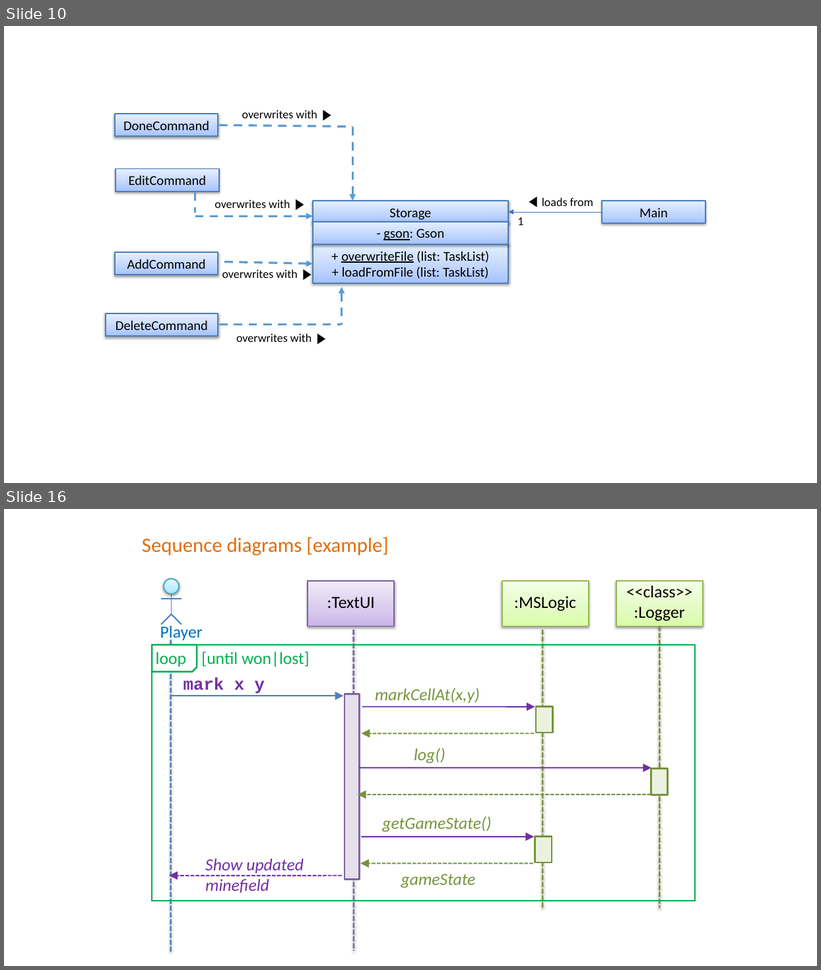
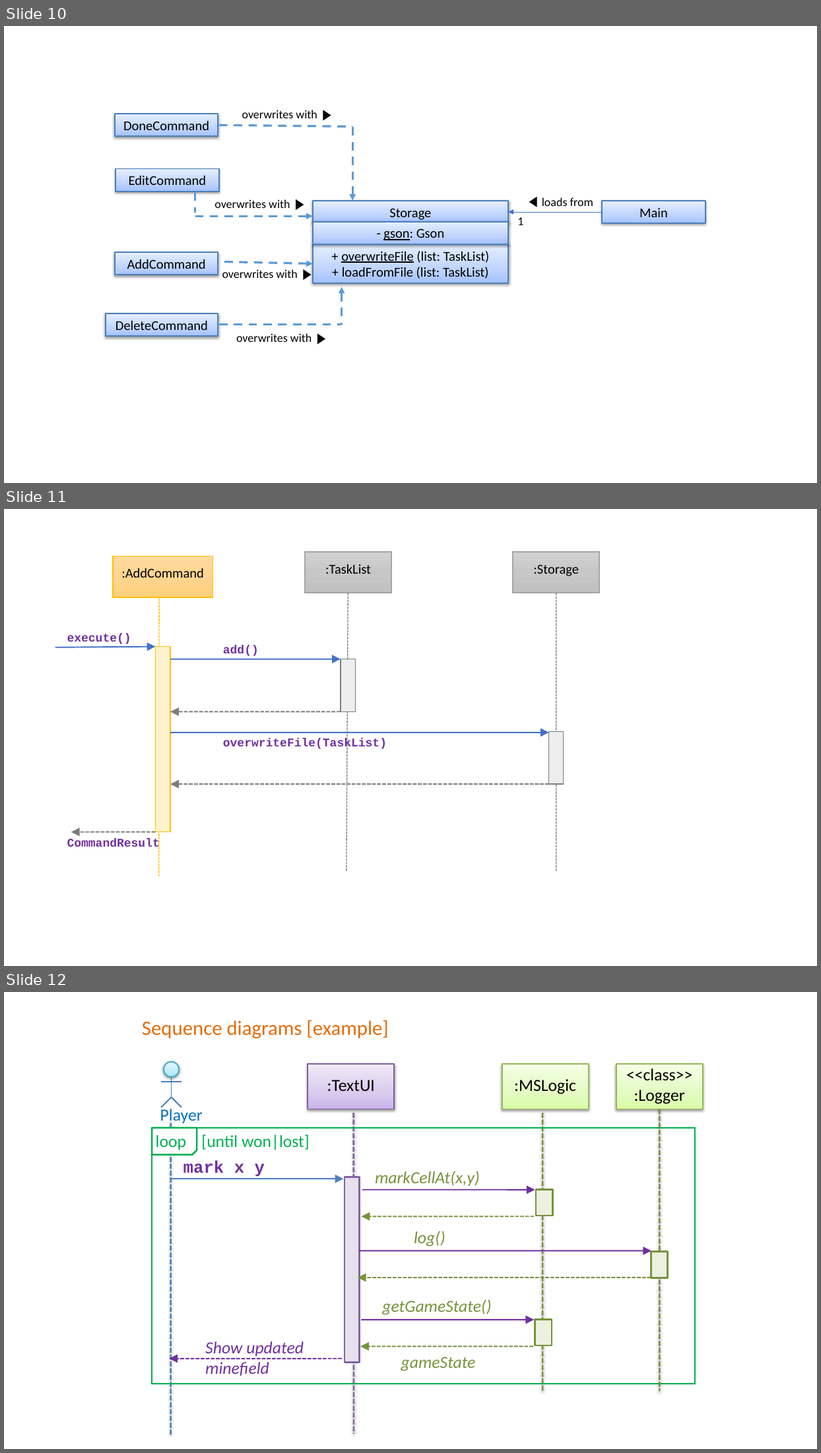
Before and after one commit to yuchenlichuck/tp, a slide deck: docs/UML Diagrams.pptx. Shown one above the other, each under a label of ours: slides 10 and 16 before the commit, slides 10, 11 and 12 after it; the slides between them are not shown. The pictures are 821x970 and 821x1453 pixels, drawn with LibreOffice and Linux fonts; fonts in the diff are those of the drawing. Boxes give left, top, right and bottom in pixels: in the first picture for what was removed or moved away, otherwise in the second. Text is boxed around its words. In the diff, an @@ line names an element or a change of style, - is before the commit and + after.

Commit message:
Add Storage to DG

```diff
--- a/docs/UML Diagrams.pptx
+++ b/docs/UML Diagrams.pptx
@@ slide 11 added at bbox=[4, 509, 817, 966], background #FFFFFF @@
@@ rectangle added at bbox=[113, 556, 213, 597], fill gradient #FFDB9E to #FFD590 to #FFD07C, outline #FFC000 1.5 pt, 16 pt, text #000000 @@
+:AddCommand
@@ rectangle added at bbox=[306, 553, 392, 593], fill gradient #D2D2D2 to #C8C8C8 to #C0C0C0, outline #A5A5A5 1.5 pt, 16 pt, text #000000 @@
+:TaskList
@@ rectangle added at bbox=[514, 553, 600, 593], fill gradient #D2D2D2 to #C8C8C8 to #C0C0C0, outline #A5A5A5 1.5 pt, 16 pt, text #000000 @@
+:Storage
@@ line added from (159, 599) to (159, 877), #FFC000 1 pt dashed @@
@@ line added from (348, 593) to (347, 872), #7C7C7C 1 pt dashed @@
@@ line added from (556, 593) to (556, 872), #7C7C7C 1 pt dashed @@
@@ arrow added from (55, 648) to (155, 647), #4472C4 1.5 pt @@
@@ text added at bbox=[67, 633, 131, 644], 14 pt, text #7030A0, bold @@
+execute()
@@ rectangle added at bbox=[155, 647, 170, 832], fill #FFF2CC, outline #FFC000 1 pt @@
@@ text added at bbox=[223, 646, 259, 656], 14 pt, text #7030A0, bold @@
+add()
@@ arrow added from (170, 659) to (341, 659), #4472C4 1.5 pt @@
@@ rectangle added at bbox=[341, 659, 355, 712], fill #EDEDED, outline #7C7C7C 1 pt @@
@@ arrow added from (341, 712) to (170, 712), #7C7C7C 1.5 pt dashed @@
@@ arrow added from (170, 733) to (549, 733), #4472C4 1.5 pt @@
@@ text added at bbox=[223, 739, 387, 751], 14 pt, text #7030A0, bold @@
+overwriteFile(TaskList)
@@ rectangle added at bbox=[549, 731, 564, 784], fill #EDEDED, outline #7C7C7C 1 pt @@
@@ arrow added from (549, 784) to (170, 784), #7C7C7C 1.5 pt dashed @@
@@ text added at bbox=[67, 838, 160, 850], 14 pt, text #7030A0, bold @@
+CommandResult
@@ arrow added from (155, 832) to (71, 832), #7C7C7C 1.5 pt dashed @@
@@ what was slide 16 is now slide 12 @@
```
Also in this commit, not shown: 2 other files.
